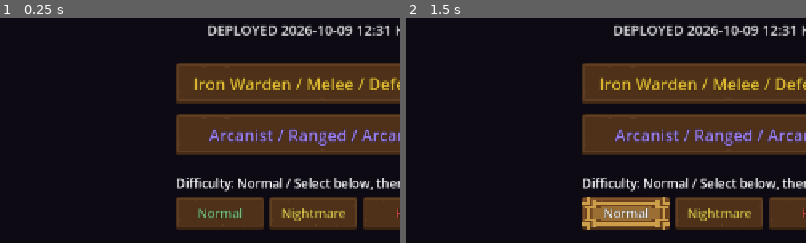
Above: before the commit, frames 1-2 (left to right).
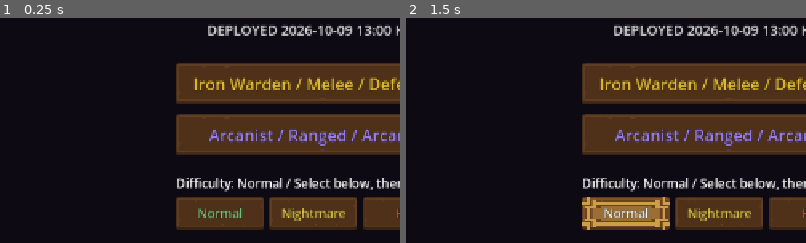
Above: after the commit, the same moments.

Repository: jflakeee/diablo
Game: Godot game, scene res://main.tscn
Same seed, same stepped clock (60 frames per second), same inputs: the game is played once before the commit and once after it.
Inputs:
- Up to frame 1 (0.25 s): no input
- Up to frame 2 (1.5 s): click "Normal" at 0.5 s; click "Normal" at 1.25 s
The pictures show only the part of the screen within x 11-61%, y 32-82%; the shares and areas given below are measured in that part.

The runs differ from the first frame. In frame 1, 0.2% of the frame differs, in the area x 91-98%, y 3-8%; in frame 2, 0.2%.

Commit message:
Add socket-removal cube recipe (Helm sigil catalyst)
The original D2 recipe (Hel rune + Scroll of Town Portal) doesn't fit
this project's Town Portal, which is an instant-use button rather than
an inventory scroll item. Drop the scroll requirement and use the rune
alone (this project's renamed equivalent of Hel is "Helm" in
RUNE_ORDER, incidentally sharing a name with the unrelated "helm"
equipment-slot string). Clearing socketed gems/runes also required
erasing the cached "runeword" label, since effective_affixes() only
ever sets it on completion and never clears it on removal - a latent
gap no prior feature had exercised.

Also resolves the repair/recharge half of the same research checklist
item: already covered by the existing gold-based merchant repair, so
left out of scope.

Co-Authored-By: Claude Sonnet 5 <noreply@anthropic.com>

Diff:
--- a/prototype/game_dungeon/craft.gd
+++ b/prototype/game_dungeon/craft.gd
@@ -187,6 +187,30 @@
 			materials[catalyst] = available - 1
 	return item_script.craft(rng, it, character_level)
 
+# 큐브: 소켓 내용물 제거(원작은 "헬(Hel)룬 + 마을 차원문 두루마리"지만 이
+# 프로젝트의 Town Portal은 인벤토리 아이템이 아니라 즉발 버튼이라 두루마리
+# 재료가 존재하지 않음 — docs/research/d2-horadric-cube-recipes.md §3
+# 체크리스트 대조 결과, 두루마리 요구는 빼고 룬만 촉매로 사용(원작 "Hel"의
+# 이 프로젝트 내 명칭은 RUNE_ORDER 15번째 "Helm" — 장비 슬롯 문자열과 동명
+# 이의, 혼동 주의). 원작과 동일하게 제거된 소켓 내용물은 돌아오지 않고
+# 소실된다(실수로 잘못 끼운 룬을 버리고 베이스를 재활용하는 용도).
+const SOCKET_REMOVE_CATALYST := "rune_Helm"
+
+static func can_remove_sockets(materials: Dictionary, it: Dictionary) -> bool:
+	return int(materials.get(SOCKET_REMOVE_CATALYST, 0)) >= 1 and not (it.get("socketed", []) as Array).is_empty()
+
+static func remove_sockets(materials: Dictionary, it: Dictionary) -> bool:
+	if not can_remove_sockets(materials, it):
+		return false
+	var available := int(materials.get(SOCKET_REMOVE_CATALYST, 0))
+	if available == 1:
+		materials.erase(SOCKET_REMOVE_CATALYST)
+	else:
+		materials[SOCKET_REMOVE_CATALYST] = available - 1
+	it["socketed"] = []
+	it.erase("runeword")
+	return true
+
 static func transmute(materials: Dictionary, id: String) -> bool:
 	var result := upgrade_material(id)
 	var available := int(materials.get(id, 0))
--- a/prototype/game_dungeon/main.gd
+++ b/prototype/game_dungeon/main.gd
@@ -38,7 +38,7 @@
 const TemplateTheme := preload("res://ui/template_theme.gd")
 const CombatFX := preload("res://combat_fx.gd")
 const WorldStream := preload("res://world_stream.gd")
-const DEPLOYED_AT_KST := "2026-10-09 12:31 KST"
+const DEPLOYED_AT_KST := "2026-10-09 13:00 KST"
 
 var _grid: Array = []
 var _astar: AStarGrid2D
@@ -1953,7 +1953,21 @@
 		and String(craft_item.get("quality", "")) == "crafted" and int(craft_item["affixes"].get("ar", 0)) >= 20 and int(craft_item["affixes"].get("cdmg", 0)) >= 3
 	print("[P4] craft: catalyst_consumed=%s quality=%s fixed_ar=%d : %s" % [str(not craft_materials.has(Craft.CRAFT_RUNE_CATALYST)), String(craft_item.get("quality", "")), int(craft_item["affixes"].get("ar", 0)), str(t8)])
 
-	_craft_selftest_ok = t1 and t2 and t3 and t3b and t4 and t5 and t5b and t6 and t7 and t8
+	# 9) 소켓 제거: Helm 시길 1개 → 소켓 내용물 소실 + 룬워드 라벨도 함께 해제
+	var remove_item := Item.generate(test_rng, Item.WEAPON_BASES[0], 1, "normal")
+	remove_item["sockets"] = 2
+	remove_item["socketed"] = []
+	Item.socket_insert(remove_item, {"kind": "rune", "id": "Vey"})
+	Item.socket_insert(remove_item, {"kind": "rune", "id": "Ahn"})
+	var _e9_pre := Item.effective_affixes(remove_item)
+	var remove_materials := {Craft.SOCKET_REMOVE_CATALYST: 1}
+	var t9a := Craft.remove_sockets(remove_materials, remove_item)
+	var e9 := Item.effective_affixes(remove_item)
+	var t9: bool = t9a and not remove_materials.has(Craft.SOCKET_REMOVE_CATALYST) and (remove_item.get("socketed", []) as Array).is_empty() \
+		and String(remove_item.get("runeword", "")) == "" and int(e9.get("ed", 0)) == 0 and int(remove_item.get("sockets", 0)) == 2
+	print("[P4] socket_remove: catalyst_consumed=%s socketed=%d runeword='%s' sockets_kept=%d : %s" % [str(not remove_materials.has(Craft.SOCKET_REMOVE_CATALYST)), (remove_item.get("socketed", []) as Array).size(), String(remove_item.get("runeword", "")), int(remove_item.get("sockets", 0)), str(t9)])
+
+	_craft_selftest_ok = t1 and t2 and t3 and t3b and t4 and t5 and t5b and t6 and t7 and t8 and t9
 	print("[P4][RESULT] craft_selftest verdict=", ("PASS" if _craft_selftest_ok else "FAIL"))
 
 func _add_skill_button(ui: Node, id: String, label: String, col: Color, pos: Vector2, control_size: Vector2) -> void:
@@ -3492,7 +3506,7 @@
 		_spawn_ground(_make_potion("mana", mini(5, 1 + int(m.level) / 4)), m.gx, m.gy)
 	# 보석/재료는 수량 제한 없이 동일 id로 합쳐진다.
 	if _rng.randf() < 0.12 + pot_bonus:
-		var gems := ["ruby", "sapphire", "topaz", "emerald", "skull", "rune_Ahn", "rune_Vey", "rune_Saal", "rune_Korr", "rune_Dren", "rune_Pyre"]
+		var gems := ["ruby", "sapphire", "topaz", "emerald", "skull", "rune_Ahn", "rune_Vey", "rune_Saal", "rune_Korr", "rune_Dren", "rune_Pyre", "rune_Helm"]
 		_spawn_ground(_make_material(String(gems[_rng.randi_range(0, gems.size() - 1)])), m.gx, m.gy)
 	if _rng.randf() < (0.05 if rank == "" else 0.16):
 		_spawn_ground(_make_vision_relic(), m.gx - 0.25, m.gy + 0.25)
@@ -4815,12 +4829,15 @@
 			_inv_vbox.add_child(craft_btn)
 	var socketable: Array = []
 	var socketed_open: Array = []
+	var socketed_filled: Array = []
 	for bag_item in _inventory:
 		if String(bag_item.get("slot", "")) in ["weapon", "armor"]:
 			if String(bag_item.get("quality", "")) == "normal" and int(bag_item.get("sockets", 0)) == 0:
 				socketable.append(bag_item)
 			elif (bag_item.get("socketed", []) as Array).size() < int(bag_item.get("sockets", 0)):
 				socketed_open.append(bag_item)
+			if not (bag_item.get("socketed", []) as Array).is_empty():
+				socketed_filled.append(bag_item)
 	if not socketable.is_empty():
 		var socket_header := Label.new()
 		socket_header.text = "ADD SOCKETS (%s x%d per item)" % [Craft.material_name(Craft.SOCKET_CATALYST), Craft.SOCKET_COST]
@@ -4857,12 +4874,35 @@
 				insert_btn.text = "Insert %s" % Craft.material_name(material_id)
 				insert_btn.pressed.connect(func(): _insert_material_into_item(captured_socketed, material_id))
 				_inv_vbox.add_child(insert_btn)
+	if not socketed_filled.is_empty():
+		var remove_header := Label.new()
+		remove_header.text = "REMOVE SOCKETS (%s x1 per item, contents lost)" % Craft.material_name(Craft.SOCKET_REMOVE_CATALYST)
+		remove_header.autowrap_mode = TextServer.AUTOWRAP_WORD_SMART
+		_inv_vbox.add_child(remove_header)
+		for bag_item in socketed_filled:
+			var remove_label := Label.new()
+			remove_label.text = Item.display_name(bag_item)
+			remove_label.autowrap_mode = TextServer.AUTOWRAP_WORD_SMART
+			_inv_vbox.add_child(remove_label)
+			var remove_btn := Button.new()
+			remove_btn.text = "Remove Sockets"
+			var captured_filled: Dictionary = bag_item
+			remove_btn.disabled = not Craft.can_remove_sockets(_automation.materials, captured_filled)
+			remove_btn.pressed.connect(func(): _remove_sockets_from_item(captured_filled))
+			_inv_vbox.add_child(remove_btn)
 
 func _add_sockets_to_item(it: Dictionary) -> void:
 	if Craft.add_sockets(_automation.materials, it):
 		_combat_log = "SOCKETED: %s (+%d sockets)" % [Item.display_name(it), Craft.SOCKET_COUNT]
 	else:
 		_combat_log = "Requires %d %s and an unsocketed normal weapon/armor" % [Craft.SOCKET_COST, Craft.material_name(Craft.SOCKET_CATALYST)]
+	_rebuild_inv()
+
+func _remove_sockets_from_item(it: Dictionary) -> void:
+	if Craft.remove_sockets(_automation.materials, it):
+		_combat_log = "SOCKETS CLEARED: %s" % Item.display_name(it)
+	else:
+		_combat_log = "Requires 1 %s and an item with filled sockets" % Craft.material_name(Craft.SOCKET_REMOVE_CATALYST)
 	_rebuild_inv()
 
 func _insert_material_into_item(it: Dictionary, material_id: String) -> void:
--- a/prototype/game_dungeon/tools/cube_ui_test.gd
+++ b/prototype/game_dungeon/tools/cube_ui_test.gd
@@ -77,6 +77,19 @@
 	var socketed_after: Array = socket_target.get("socketed", [])
 	if socketed_after.is_empty() or String((socketed_after[0] as Dictionary).get("id", "")) != "ruby:perfect":
 		failures.append("insert transaction / quality retained")
+	game._automation.materials["rune_Helm"] = 1
+	game._rebuild_inv()
+	await process_frame
+	var remove_btn: Button
+	for child in panel.get_children():
+		if child is Button and child.text == "Remove Sockets":
+			remove_btn = child
+	if remove_btn == null or remove_btn.disabled:
+		failures.append("remove sockets button available")
+	if remove_btn != null:
+		remove_btn.pressed.emit()
+	if game._automation.materials.has("rune_Helm") or not (socket_target.get("socketed", []) as Array).is_empty():
+		failures.append("remove sockets transaction")
 	await process_frame
 	game._accessibility.ui_scale = 1.4
 	game._accessibility.text_scale = 1.25
@@ -114,7 +127,7 @@
 			empty_found = true
 	if not empty_found:
 		failures.append("empty state")
-	print("[CUBE_UI] click=true stale_input=true reroll=true socket=true widths=320/640 failures=%s verdict=%s" % [failures, "PASS" if failures.is_empty() else "FAIL"])
+	print("[CUBE_UI] click=true stale_input=true reroll=true socket=true socket_remove=true widths=320/640 failures=%s verdict=%s" % [failures, "PASS" if failures.is_empty() else "FAIL"])
 	game.free()
 	panel.queue_free()
 	await process_frame
Not shown, changed: docs/PROJECT_MEMORY.md
Not shown, changed: docs/research/d2-horadric-cube-recipes.md
Not shown, changed: prototype/game_dungeon/README.md
